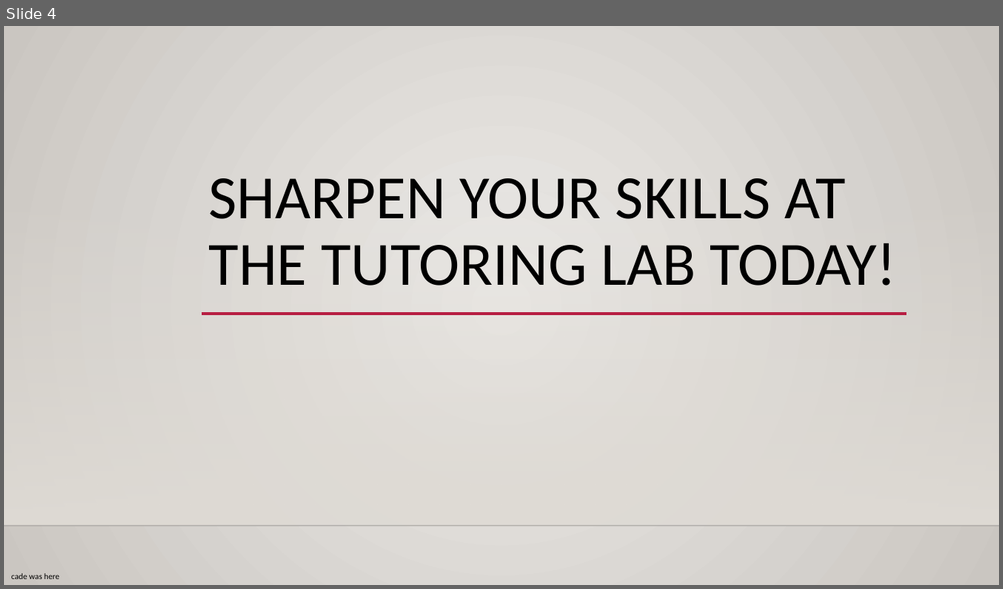
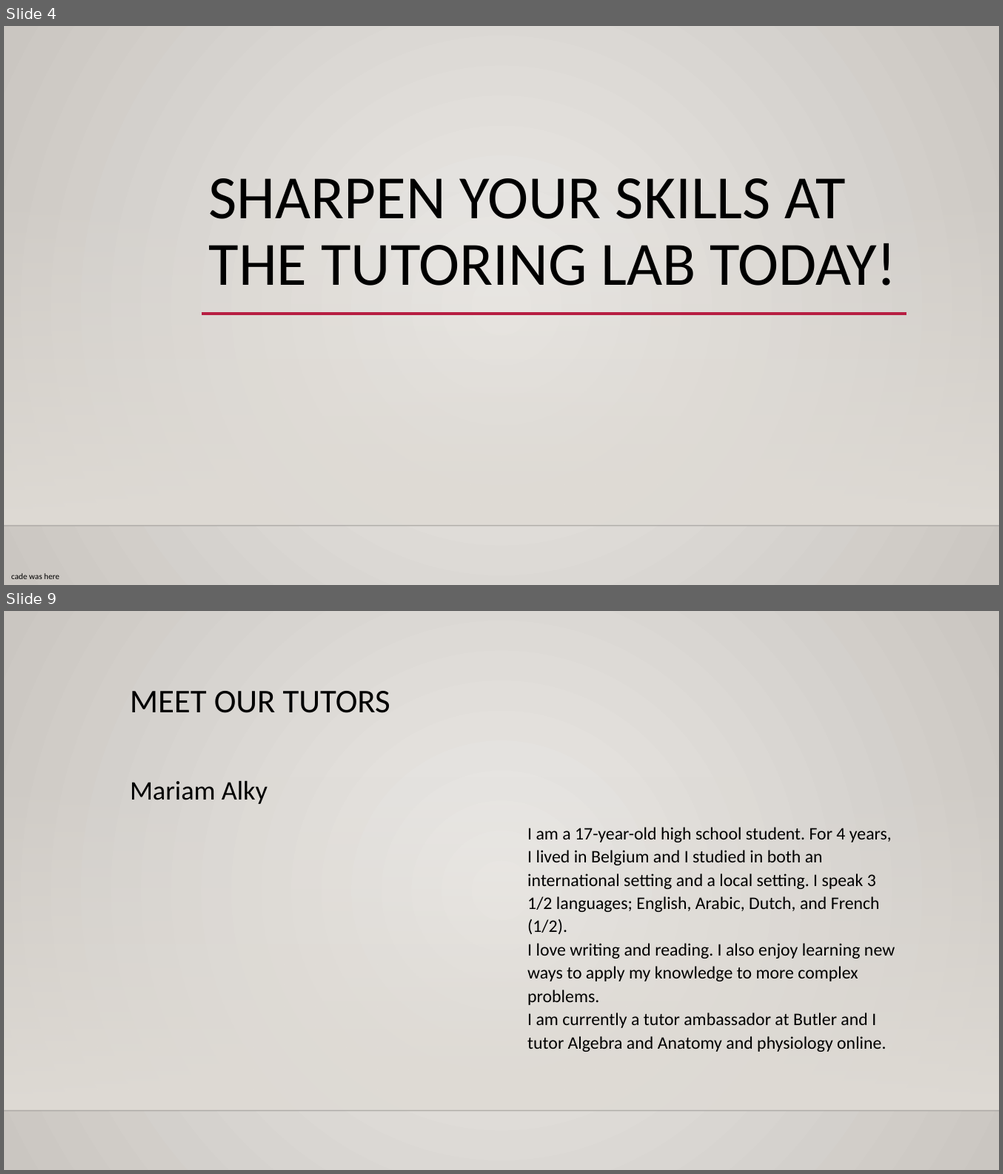
Before and after one commit to machinesmith42/Tutor-testing-4.3, a slide deck: ImageSlideshow/powerpoint.pptx. Shown one above the other, each under a label of ours: slide 4 before the commit, slides 4 and 9 after it; the slides between them are not shown. The pictures are 1003x589 and 1003x1174 pixels, drawn with LibreOffice and Linux fonts; fonts in the diff are those of the drawing; background and template pictures are left out. Boxes give left, top, right and bottom in pixels: in the first picture for what was removed or moved away, otherwise in the second. Text is boxed around its words. In the diff, an @@ line names an element or a change of style, - is before the commit and + after.

```diff
--- a/ImageSlideshow/powerpoint.pptx
+++ b/ImageSlideshow/powerpoint.pptx
@@ slide 9 added at bbox=[4, 611, 999, 1170], background gradient #ECEAE7 to #CAC7C1; not listed: 2 template elements that a slide beside it also shows @@
@@ text added at bbox=[130, 691, 390, 713], 32 pt, text #000000 @@
+MEET OUR TUTORS
@@ text added at bbox=[130, 780, 267, 804], 25.9 pt, text #000000 @@
+Mariam Alky
@@ text added at bbox=[527, 827, 894, 1052], 17 pt, text #000000 @@
+I am a 17-year-old high school student. For 4 years, I lived in Belgium and I studied in both an international setting and a local setting. I speak 3 1/2 languages; English, Arabic, Dutch, and French (1/2).
+I love writing and reading. I also enjoy learning new ways to apply my knowledge to more complex problems.
+I am currently a tutor ambassador at Butler and I tutor Algebra and Anatomy and physiology online.
```
Also in this commit, not shown: 4 slides changed, 25 other slides added, 15 slides removed, 9 other files.
